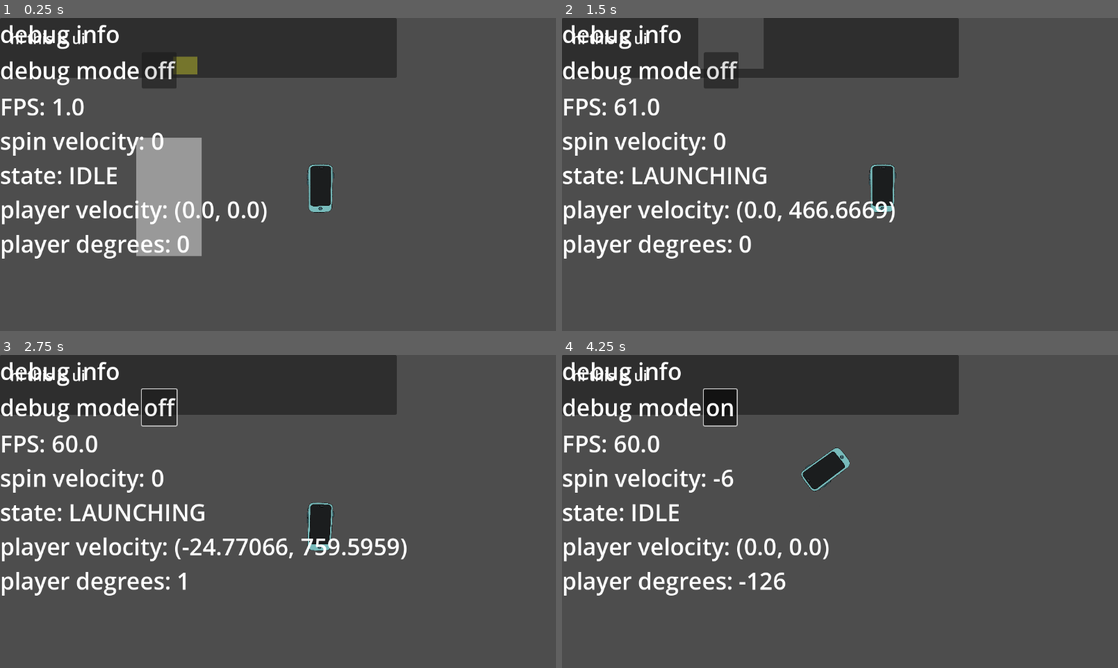
Above: before the commit, frames 1-4 (two rows, left to right).
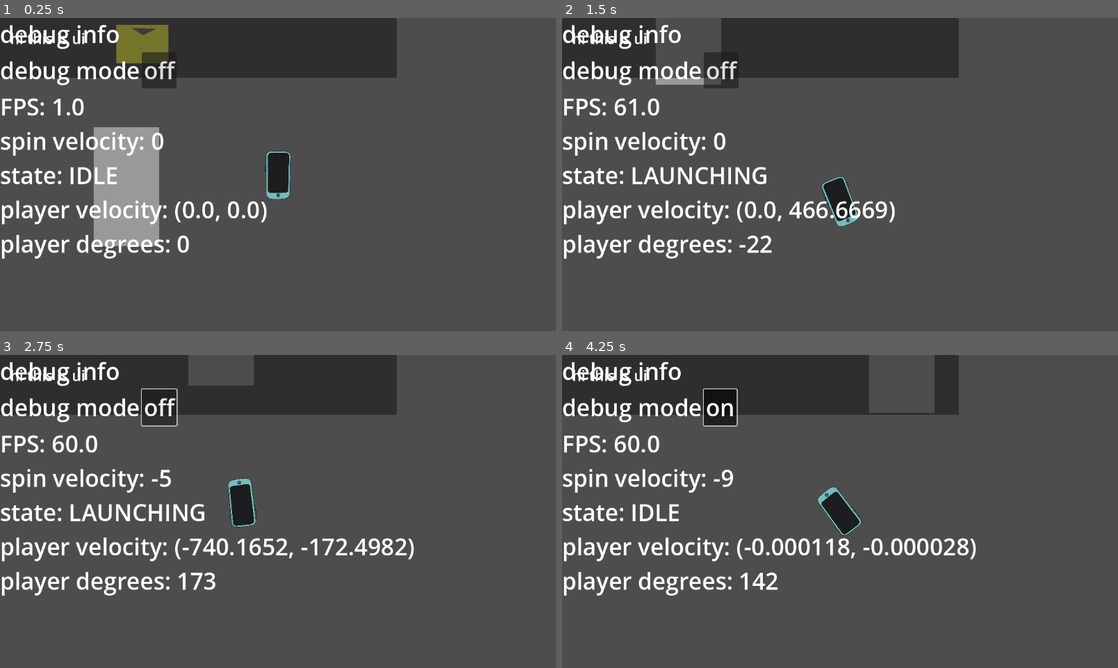
Above: after the commit, the same moments.

Repository: sophieTheProgrammer/GMTK-2026-Battery
Game: Godot game, scene res://scenes/game.tscn
Same seed, same stepped clock (60 frames per second), same inputs: the game is played once before the commit and once after it. Sound files missing from this copy of the repository are replaced by a short silence.
Inputs (mouse positions are in pixels of both pictures, inside the frame that each line leads up to):
- Up to frame 1 (0.25 s): no input
- Up to frame 2 (1.5 s): click "off" at 0.5 s; tap Enter (ui_accept) at 1.25 s; move the mouse to (962, 158) at 1.27 s; hold A (right) from 1.28 s (still down); click (962, 158) at 1.35 s
- Up to frame 3 (2.75 s): tap Enter (ui_accept) at 1.52, 2.27 s; move the mouse to (166, 527) at 2.02 s; release A (right) at 2.03 s; hold Right (left) from 2.03 s (still down); click (166, 527) at 2.1 s
- Up to frame 4 (4.25 s): move the mouse to (895, 442) at 2.77 s; release Right (left) at 2.78 s; hold A (right) from 2.78 s (still down); click (895, 442) at 2.85 s; move the mouse to (812, 574) at 3.52 s; click (812, 574) at 3.6 s; tap Enter (ui_accept) at 3.77 s

The runs differ from the first frame. In frame 1, 8.0% of the frame differs, in the area x 16-61%, y 2-76%; in frame 2, 3.9%; in frame 3, 3.6%; in frame 4, 4.9%.

Commit message:
one way charing

Diff:
--- a/scenes/charger.tscn
+++ b/scenes/charger.tscn
@@ -2,20 +2,31 @@
 
 [ext_resource type="Script" uid="uid://cpat0fbgqqdl3" path="res://scripts/charger.gd" id="1_aanbt"]
 
-[sub_resource type="RectangleShape2D" id="RectangleShape2D_h2h35"]
-size = Vector2(100, 71)
+[sub_resource type="SegmentShape2D" id="SegmentShape2D_aanbt"]
+a = Vector2(171, 10.249985)
+b = Vector2(-5, 12)
 
 [node name="charger" type="Area2D" unique_id=9780923]
 script = ExtResource("1_aanbt")
 
+[node name="ColorRect" type="ColorRect" parent="." unique_id=1193843019]
+offset_left = -110.0
+offset_top = -128.0
+offset_right = 105.39189
+offset_bottom = 33.0
+color = Color(1, 1, 0.28627452, 1)
+metadata/_edit_lock_ = true
+
 [node name="CollisionShape2D" type="CollisionShape2D" parent="." unique_id=1458261700]
-shape = SubResource("RectangleShape2D_h2h35")
+position = Vector2(83, -102)
+rotation = 3.1415927
+shape = SubResource("SegmentShape2D_aanbt")
 
-[node name="ColorRect" type="ColorRect" parent="." unique_id=1193843019]
-offset_left = -50.0
-offset_top = -38.0
-offset_right = 49.0
-offset_bottom = 36.0
-color = Color(1, 1, 0.28627452, 1)
+[node name="Polygon2D" type="Polygon2D" parent="." unique_id=1227924544]
+position = Vector2(5, -9)
+scale = Vector2(1, 1.037037)
+color = Color(0.4390491, 0.43904912, 0.43904912, 1)
+polygon = PackedVector2Array(-54, -102, -5, -72.96428, 49, -99)
 
+[connection signal="area_entered" from="." to="." method="_on_area_entered"]
 [connection signal="body_entered" from="." to="." method="_on_body_entered"]
--- a/scenes/game.tscn
+++ b/scenes/game.tscn
@@ -14,8 +14,9 @@
 position = Vector2(176, 43)
 
 [node name="Camera2D" type="Camera2D" parent="Phone" unique_id=244447270]
-position = Vector2(-176, -43)
 zoom = Vector2(0.5, 0.5)
+position_smoothing_enabled = true
+rotation_smoothing_speed = 100.0
 script = ExtResource("2_yqjtg")
 
 [node name="ui" parent="." unique_id=1764728883 instance=ExtResource("1_uwrxv")]
--- a/scenes/phone.tscn
+++ b/scenes/phone.tscn
@@ -20,10 +20,9 @@
 rotation = 4.712389
 
 [node name="ColorRect" type="Sprite2D" parent="." unique_id=745364182]
-position = Vector2(-1, 1)
+position = Vector2(0, -11)
 scale = Vector2(0.15574965, 0.1557497)
 texture = ExtResource("3_eud1m")
 
 [node name="CollisionShape2D" type="CollisionShape2D" parent="." unique_id=319360330]
-position = Vector2(-2, -1)
 shape = SubResource("RectangleShape2D_h2h35")
--- a/scripts/charger.gd
+++ b/scripts/charger.gd
@@ -1,7 +1,26 @@
 extends Area2D
 
-
+# WARNING: CHARGER ONLY WORKS FACING DOWN
 func _on_body_entered(body: Node2D) -> void:
 	if body.is_in_group("phone"):
-		print("Player detected in charger area")
-		EventBus.phone_enter_charger.emit(self)
+		if body.velocity.y < 0:
+			print("entered charger properly")
+			EventBus.phone_enter_charger.emit(self)
+
+
+
+
+	#var entry_vector : Vector2 = global_position.direction_to(body.global_position)
+	#print(entry_vector)
+
+	# if it entred the range of 180
+	#print(entry_vector.dot(Vector2.UP))
+	#if entry_vector.dot(Vector2.UP) > 0:
+		#print("entered charger properly")
+	#if body.is_in_group("phone"):
+	#	print("Player detected in charger area")
+		#EventBus.phone_enter_charger.emit(self)
+
+
+func _on_area_entered(area: Area2D) -> void:
+	pass # Replace with function body.
--- a/scripts/phone.gd
+++ b/scripts/phone.gd
@@ -39,6 +39,33 @@
 		velocity = velocity.bounce(collision.get_normal())
 func handle_idle(delta: float) -> void:
 
+	handle_rotation(delta)
+
+	if Input.is_action_just_pressed("click"):
+		#current_spin_velocity = 0
+		state = player_state.AIMING
+	Debug.display_debug_var("spin velocity", int(current_spin_velocity))
+
+func handle_aiming(delta : float) -> void:
+	handle_rotation(delta)
+	if Input.is_action_just_released("click"):
+		state = player_state.LAUNCHING
+
+		velocity = SPEED * -Vector2.UP.rotated(rotation)
+
+func handle_launching(delta : float) -> void:
+	handle_rotation(delta)
+	velocity = velocity.move_toward(Vector2.ZERO, DECELERATION * delta)
+	if abs(velocity.x) < 5 and abs(velocity.y) < 5:
+		#velocity = Vector2.ZERO
+		state = player_state.IDLE
+
+func handle_charging(delta: float) -> void:
+	velocity = Vector2.ZERO
+func _on_phone_enter_charger(area : Area2D) -> void:
+	state = player_state.CHARGING
+
+func handle_rotation(delta: float) -> void:
 	var direction := Input.get_axis("right", "left")
 
 	var target_spin_speed : float = TOP_SPIN_SPEED * direction
@@ -46,25 +73,3 @@
 	# you can normally lerp velocity with other properties and just lerp the velocity but spin doesn't have any
 	# once we've updated what spin velocity should be, we can add it to rotation since velocity = change/time and you are applying this change
 	rotation += current_spin_velocity * delta
-
-	if Input.is_action_just_pressed("click"):
-		current_spin_velocity = 0
-		state = player_state.AIMING
-	Debug.display_debug_var("spin velocity", int(current_spin_velocity))
-
-func handle_aiming(delta : float) -> void:
-	if Input.is_action_just_released("click"):
-		state = player_state.LAUNCHING
-
-		velocity = SPEED * -Vector2.UP.rotated(rotation)
-
-func handle_launching(delta : float) -> void:
-	velocity = velocity.move_toward(Vector2.ZERO, DECELERATION * delta)
-	if abs(velocity.x) < 0.5 and abs(velocity.y) < 0.5:
-		velocity = Vector2.ZERO
-		state = player_state.IDLE
-
-func handle_charging(delta: float) -> void:
-	velocity = Vector2.ZERO
-func _on_phone_enter_charger(area : Area2D) -> void:
-	state = player_state.CHARGING
